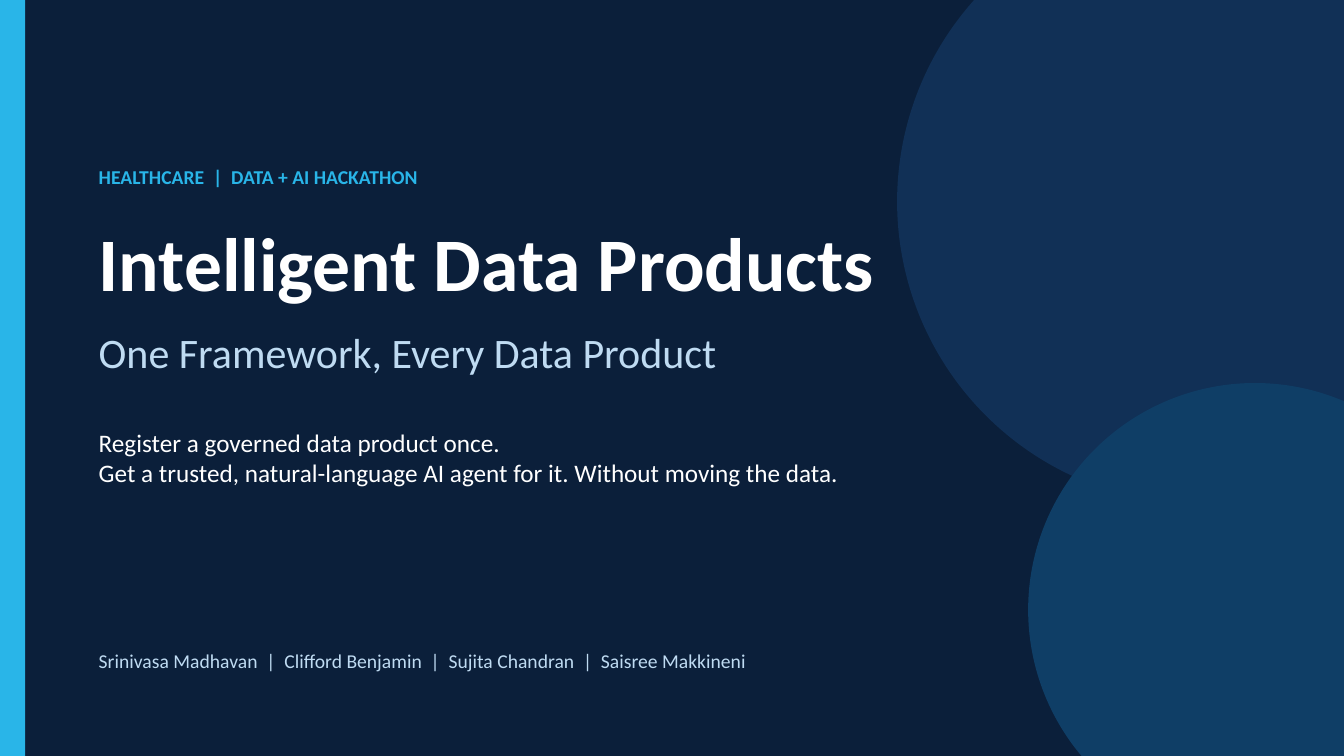
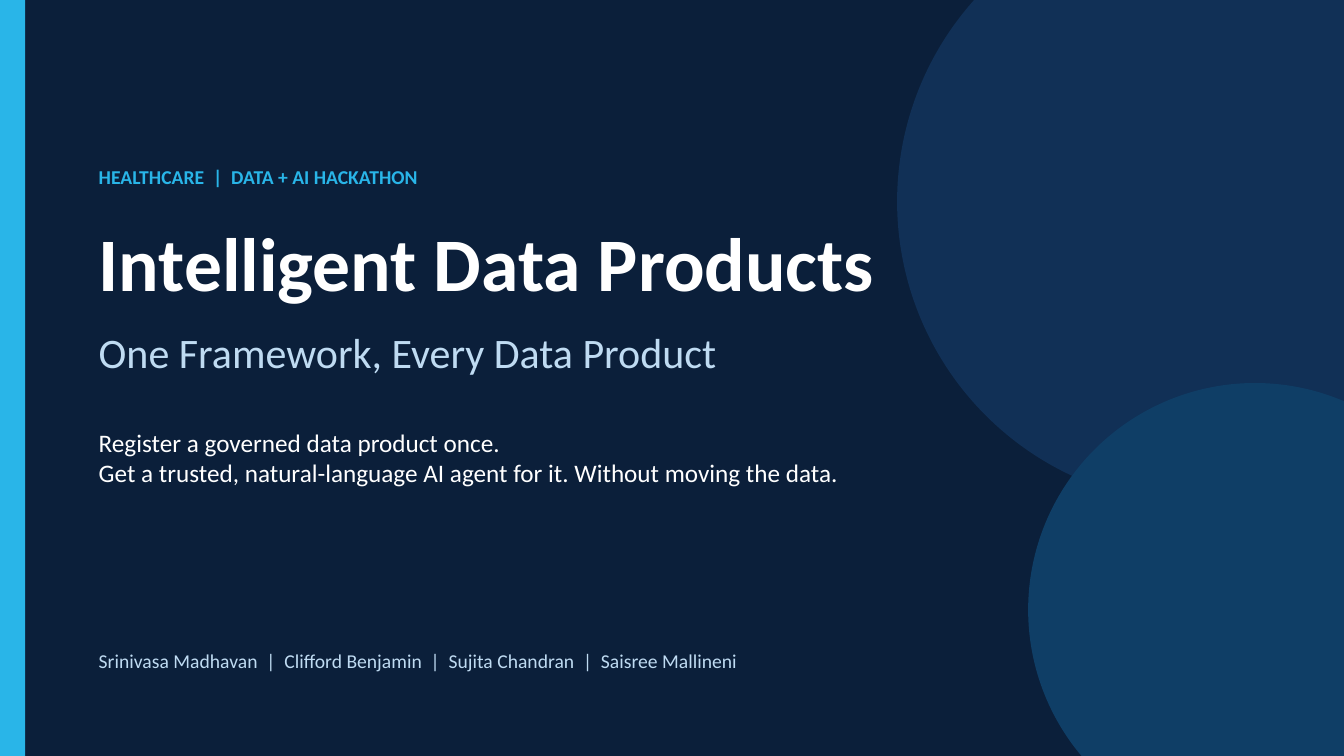
Before and after one commit to madhavank148/snowflake-healthcare-intelligence, a slide deck: slide 1 of presentation/Intelligent_Data_Products.pptx. Drawn at 1344x756 pixels with LibreOffice and Linux fonts; fonts in the diff are those of the drawing. Boxes give left, top, right and bottom in pixels: in the first picture for what was removed or moved away, otherwise in the second. Text is boxed around its words. In the diff, an @@ line names an element or a change of style, - is before the commit and + after.

```diff
--- a/presentation/Intelligent_Data_Products.pptx
+++ b/presentation/Intelligent_Data_Products.pptx
@@ text at (99,654,737,672): text changed @@
-Srinivasa Madhavan | Clifford Benjamin | Sujita Chandran | Saisree Makkineni
+Srinivasa Madhavan | Clifford Benjamin | Sujita Chandran | Saisree Mallineni
```
Also in this commit, not shown: 7 other slides changed, 1 slide added, 4 other files.
